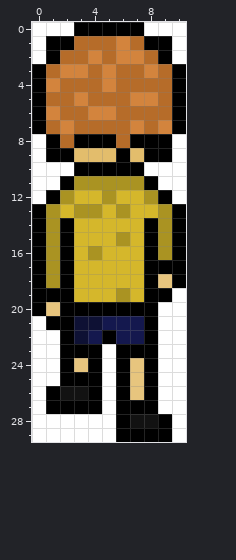
Pixel-art sprite: data/n2.png. Above, as it was before the edit.
The file is 11x30 pixels.
And afterwards:
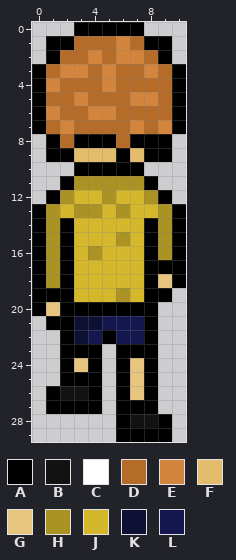
Palette (. is transparent): A #000000  B #121212  C #ffffff  D #b66c29  E #d3843d  F #e3bd6c  G #e7c57e  H #aa9322  J #d5b72b  K #0e1134  L #14184e
Changes in this commit:
y 0: x 0..2 CCC -> ...; x 8..10 CCC -> ...
y 1..2: x 0 C -> .; x 10 C -> .
y 8..9: x 0 C -> .; x 10 C -> .
y 10: x 0..2 CCC -> ...; x 8..10 CCC -> ...
y 11: x 0..1 CC -> ..; x 9..10 CC -> ..
y 12: x 0 C -> .; x 10 C -> .
y 19: x 10 C -> .
y 20: x 9..10 CC -> ..
y 21: x 0 C -> .; x 9..10 CC -> ..
y 22: x 0..1 CC -> ..; x 9..10 CC -> ..
y 23..25: x 0..1 CC -> ..; x 5 C -> .; x 9..10 CC -> ..
y 26..27: x 0 C -> .; x 5 C -> .; x 9..10 CC -> ..
y 28..29: x 0..5 CCCCCC -> ......; x 10 C -> .
Pixel boxes of the changes (left, top, right, bottom) in both pictures:
erased: (32, 22, 74, 64)
erased: (144, 22, 186, 64)
erased: (32, 134, 74, 204)
erased: (144, 134, 186, 204)
erased: (158, 288, 186, 442)
erased: (32, 316, 116, 442)
